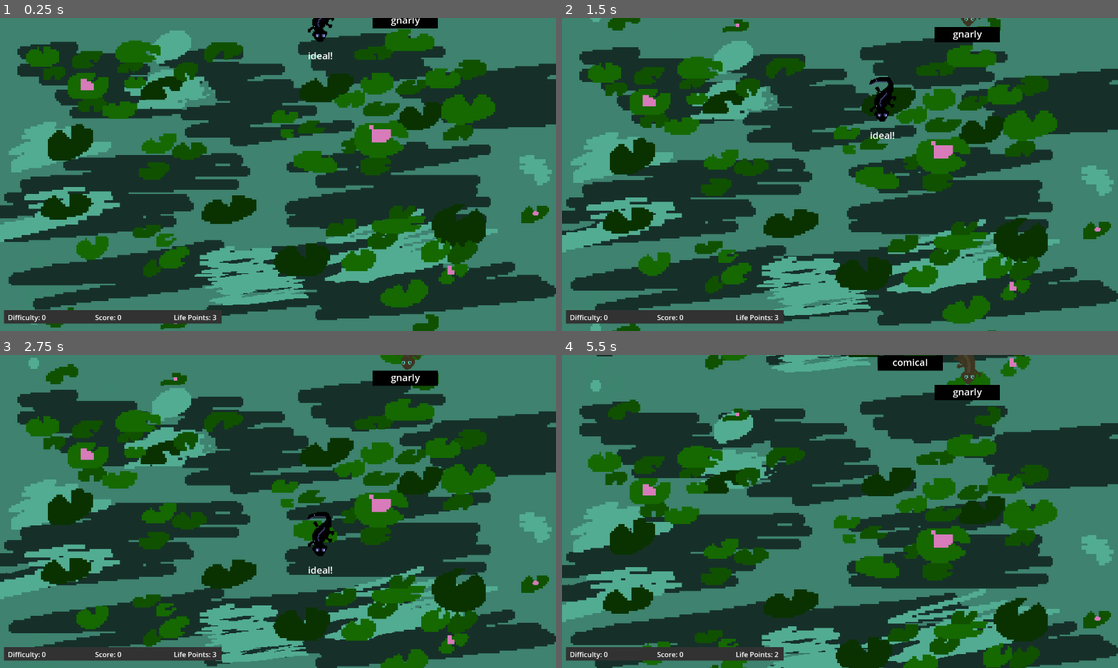
Above: before the commit, frames 1-4 (two rows, left to right).
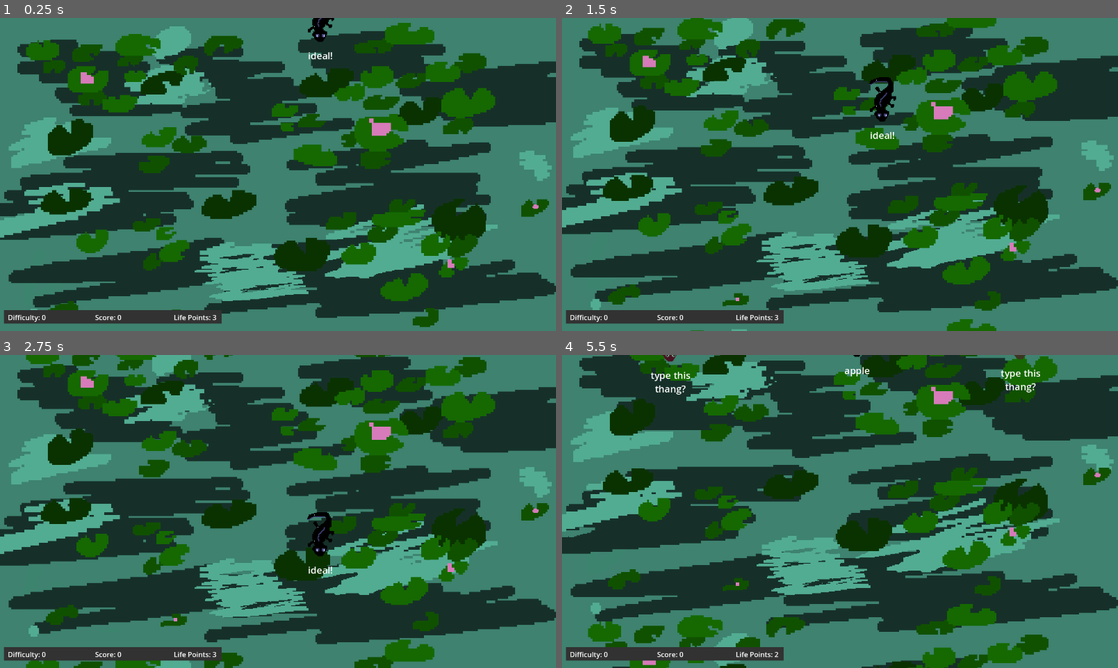
Above: after the commit, the same moments.

Repository: cx-yang/AcerolaJam-XavierYang
Game: Godot game, scene res://main/main.tscn
The game is run twice, just before and just after one commit, with the same random seed, the same clock (stepped at 60 frames per second) and the same inputs. The engine's default icon, where the game draws it, is replaced by a stand-in: a white triangle on a blue panel in a dark square.
Inputs:
- Up to frame 1 (0.25 s): no input
- Up to frame 2 (1.5 s): tap Enter at 0.5 s
- Up to frame 3 (2.75 s): no input
- Up to frame 4 (5.5 s): no input

The runs differ from the first frame. In frame 1, 23% of the frame differs, in the area x 0-100%, y 0-100%; in frame 2, 55%; in frame 3, 64%; in frame 4, 73%.

Commit message:
Reverse parallax direction for style. New enemy type dedicated to events. Spawnable evenet enemy available. Refactor it later. Prompt_List has a 2D array to handle events that will be called for 3 prompts.

Diff:
--- a/Prompt_List.gd
+++ b/Prompt_List.gd
@@ -27,6 +27,12 @@
 	"help me"
 ]
 
+var events = [
+	["apple"],
+	["bottom"],
+	["jeans"]
+]
+
 func get_happy_prompt() -> String:
 	var word_index = randi() % happy_words.size()
 	var special_index = randi() % special_characters.size()
@@ -38,3 +44,6 @@
 
 func get_salamander_prompt() -> String:
 	return "salamander"
+
+func get_event_prompt(event_number: int, position: int) -> String:
+	return events[event_number][position]
--- /dev/null
+++ b/enemy/event_enemy.gd
@@ -0,0 +1,26 @@
+extends enemy_base
+
+@export var event_number: int = 0
+@export var option_number: int = 0
+
+func _ready():
+	#SignalManager.difficulty_increased.connect(handle_difficulty_increase)
+	SignalManager.move_prompt_position.connect(move_prompt_position)
+	set_random_salamander()
+	#set_event_prompt()
+
+func _physics_process(delta: float) -> void:
+	if !is_on_screen:
+		global_position.y += initial_speed
+	else:
+		global_position.y += speed
+
+func set_option_number(option: int) -> void:
+	option_number = option
+
+func get_option_number() -> int:
+	return option_number
+
+func set_event_prompt(event_number: int, option_number: int) -> void:
+	prompt_text = PromptList.get_event_prompt(event_number, option_number)
+	prompt.parse_bbcode(set_center_tags(prompt_text))
--- /dev/null
+++ b/enemy/event_enemy.tscn
@@ -0,0 +1,10 @@
+[gd_scene load_steps=3 format=3 uid="uid://bbidmsexkcv7s"]
+
+[ext_resource type="PackedScene" uid="uid://dm5te3i0gg2l3" path="res://enemy/enemy_base.tscn" id="1_rtdsh"]
+[ext_resource type="Script" path="res://enemy/event_enemy.gd" id="2_bvgdu"]
+
+[node name="EventEnemy" instance=ExtResource("1_rtdsh")]
+script = ExtResource("2_bvgdu")
+event_number = 0
+option_number = 0
+speed = 0.2
--- /dev/null
+++ b/events/event_spawner.gd
@@ -0,0 +1,22 @@
+extends Node2D
+
+"""
+@onready var event_enemy_1 = $EventEnemy1
+@onready var event_enemy_2 = $EventEnemy2
+@onready var event_enemy_3 = $EventEnemy3
+"""
+
+func _ready():
+	pass
+
+#event number is equal to difficulty number
+func get_event_prompt(event_number: int) -> void:
+	#set_event_options(event_number)
+	pass
+
+"""
+func set_event_options(event_number: int) -> void:
+	event_enemy_1.set_event_option(event_number, 0)
+	event_enemy_2.set_event_option(event_number, 1)
+	event_enemy_3.set_event_option(event_number, 2)
+"""
--- /dev/null
+++ b/events/event_spawner.tscn
@@ -0,0 +1,6 @@
+[gd_scene load_steps=2 format=3 uid="uid://dhhtv4wriq4ri"]
+
+[ext_resource type="Script" path="res://events/event_spawner.gd" id="1_l6rcb"]
+
+[node name="EventSpawner" type="Node2D"]
+script = ExtResource("1_l6rcb")
--- a/main/main.gd
+++ b/main/main.gd
@@ -1,7 +1,7 @@
 extends Node2D
 
 @onready var enemy_container = $EnemyContainer
-@onready var enemy_base = $EnemyBase
+@onready var event_spawner = $EventSpawner
 @onready var spawn_container = $SpawnContainer
 @onready var spawn_timer = $SpawnTimer
 @onready var difficulty_timer = $DifficultyTimer
@@ -17,14 +17,17 @@
 var score: int = 0
 var life_points: int = 3
 
+var current_container_type = "enemy"
+var event_number: int = 0
+
 var enemy = preload("res://enemy/enemy_base.tscn")
 var easy_happy_enemy = preload("res://enemy/easy_happy_enemy.tscn")
 var salamander = preload("res://enemy/salamander_enemy.tscn")
+var event_enemy = preload("res://enemy/event_enemy.tscn")
 
 func _ready() -> void:
 	SignalManager.start_game.connect(start_game)
 	start_game()
-
 
 func _unhandled_input(event: InputEvent) -> void:
 	if event is InputEventKey and not event.is_pressed():
@@ -32,8 +35,8 @@
 		var key_typed = event.as_text().to_lower() #PackedByteArray([typed_event.unicode]).get_string_from_utf8()
 		#print("Key: ", key_typed)
 
-		if active_enemy == null:
-			find_new_active_enemy(key_typed)
+		if active_enemy == null: #and if current_container_type == "enemy"
+			find_new_active_enemy(key_typed, current_container_type)
 		elif key_typed == "shift":
 			return
 		else:
@@ -63,7 +66,9 @@
 			else:
 				print("incorrectly typed: %s instead of %s " %[key_typed, next_character])
 
-func find_new_active_enemy(typed_character: String):
+#change to take an enemy from either container from parameter call
+func find_new_active_enemy(typed_character: String, container_type: String):
+	#if container_type == "enemy"
 	for enemy in enemy_container.get_children():
 		var prompt = enemy.get_prompt()
 		var next_character = prompt.substr(0,1)
@@ -77,7 +82,8 @@
 			return
 
 func _on_spawn_timer_timeout():
-	spawn_enemy()
+	#spawn_enemy()
+	spawn_event_enemies()
 
 func spawn_enemy() -> void:
 	var enemy_instance = easy_happy_enemy.instantiate()
@@ -96,6 +102,26 @@
 	enemy_instance.global_position = spawns[index].global_position
 	enemy_container.add_child(enemy_instance)
 	enemy_instance.set_difficulty(difficulty)
+
+func spawn_event_enemies() -> void:
+	var enemy_instance1 = event_enemy.instantiate()
+	var enemy_instance2 = event_enemy.instantiate()
+	var enemy_instance3 = event_enemy.instantiate()
+
+
+	#enemy_instance2.set_event_prompt(event_number,1)
+	#enemy_instance3.set_event_prompt(event_number,2)
+
+	var spawns = spawn_container.get_children()
+	enemy_instance1.global_position = spawns[1].global_position
+	enemy_instance2.global_position = spawns[4].global_position
+	enemy_instance3.global_position = spawns[7].global_position
+
+	event_spawner.add_child(enemy_instance1)
+	event_spawner.add_child(enemy_instance2)
+	event_spawner.add_child(enemy_instance3)
+
+	enemy_instance1.set_event_prompt(0,0)
 
 func _on_difficulty_timer_timeout():
 	if difficulty >= 20:
@@ -120,8 +146,8 @@
 	life_points = 3
 	spawn_timer.wait_time = 4
 
-	randomize()
-	spawn_enemy()
+	#randomize()
+	#spawn_enemy()
 	spawn_timer.start()
 	difficulty_timer.start()
 
--- a/main/main.tscn
+++ b/main/main.tscn
@@ -1,9 +1,10 @@
-[gd_scene load_steps=9 format=3 uid="uid://dt7nflcejhhkc"]
+[gd_scene load_steps=10 format=3 uid="uid://dt7nflcejhhkc"]
 
 [ext_resource type="Script" path="res://main/main.gd" id="1_h8aja"]
 [ext_resource type="PackedScene" uid="uid://cpqk5m62jc80x" path="res://enemy/enemy_container.tscn" id="2_0h28o"]
 [ext_resource type="PackedScene" uid="uid://dm5te3i0gg2l3" path="res://enemy/enemy_base.tscn" id="2_goikc"]
 [ext_resource type="Texture2D" uid="uid://3mrn2g5anyqu" path="res://assets/pond/Pond.png" id="2_gyt3j"]
+[ext_resource type="PackedScene" uid="uid://dhhtv4wriq4ri" path="res://events/event_spawner.tscn" id="3_w20yd"]
 [ext_resource type="PackedScene" uid="uid://bns64xsow8lv7" path="res://ui/menu_ui.tscn" id="4_6wlta"]
 [ext_resource type="PackedScene" uid="uid://b7v3s1er0ft2c" path="res://scrolling_bg/scrolling_bg.tscn" id="6_s3rym"]
 
@@ -56,6 +57,8 @@
 [node name="Marker2D8" type="Marker2D" parent="SpawnContainer"]
 position = Vector2(1057, -91)
 
+[node name="EventSpawner" parent="." instance=ExtResource("3_w20yd")]
+
 [node name="EnemyContainer" parent="." instance=ExtResource("2_0h28o")]
 
 [node name="EnemyBase" parent="EnemyContainer" instance=ExtResource("2_goikc")]
--- a/scrolling_bg/scrolling_bg.gd
+++ b/scrolling_bg/scrolling_bg.gd
@@ -5,7 +5,7 @@
 	SignalManager.start_game.connect(start_game)
 
 func _process(delta):
-	scroll_offset.y += 100 * delta
+	scroll_offset.y -= 100 * delta
 
 func game_over() -> void:
 	set_process(false)
